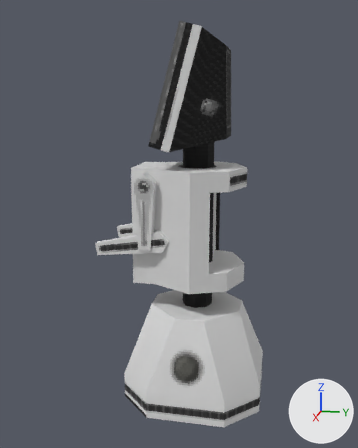
An edit to the Blender file resources/models/medicalassistant.blend, drawn before and after from the same camera.
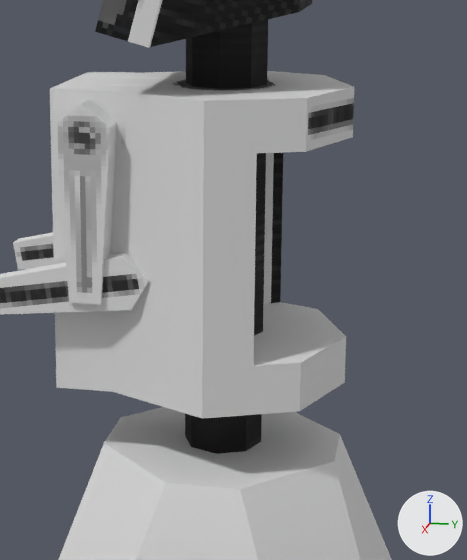
Each version appears first whole from a 50 mm camera at (6.93, 1.11, 3.94) aimed at (0.03, -0.27, 2.22), and next in a close-up on the part from 31% to 81% of the width and 30% to 78% of the height. The lights are fixed; the arrows at lower right show +X, +Y and +Z.
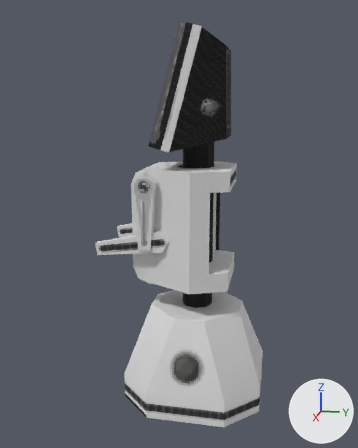
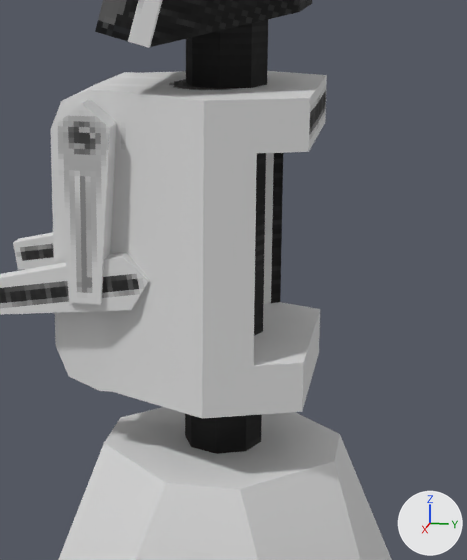
Boxes [x1, y1, x2, y2] around the edits, measured in the close-ups (467 x 560 px):
part 1 of me_cube_001, built on
    before: [50, 71, 354, 419]
    after: [51, 71, 327, 419]

Edits to the bpy script that builds the scene:
```text
Change me_cube_001:
    used by ob_cube; location = (0.0, 0.0, 0.0)
    remove me_cube_001.from_pydata(...)  # 130 vertices, 106 faces; spans x -1.0..1.0, y -1.38..1.0, z -0.36..4.89
    add me_cube_001.from_pydata(...)  # 138 vertices, 110 faces; spans x -1.0..1.0, y -1.38..1.0, z -0.36..4.89
    me_cube_001 part 1
    3 faces are deleted
    8 vertices in x -0.49..0.49, y 0.49, z 1.41..3.07 move by (0.0, 0.01, 0.0)
    4 vertices in x 0.0, y 0.69, z 1.41..3.07 move by (0.0, -0.19, 0.0)
    4 vertices move from x -0.4..0.4, y -0.87, z 1.41..3.07 to x -0.4..0.4, y -0.66..-0.63, z 1.41..3.07
    8 vertices are added at x -0.4..0.4, y -0.87..-0.8, z 1.48..3.0
    7 new faces join them
```
